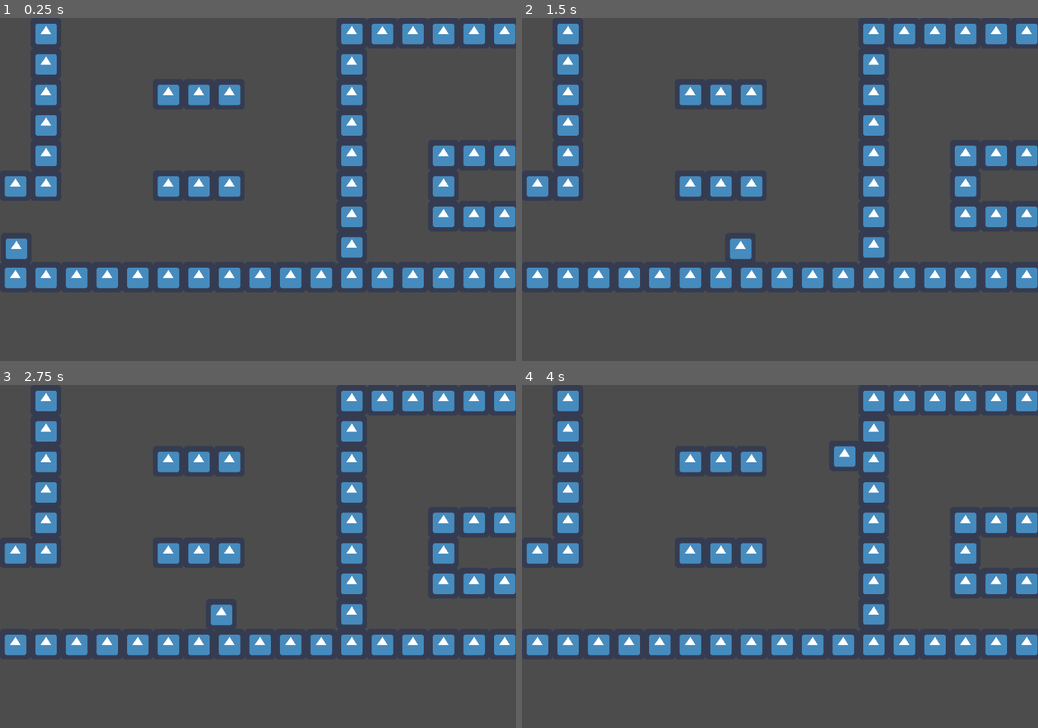
Above: before the commit, frames 1-4 (two rows, left to right).
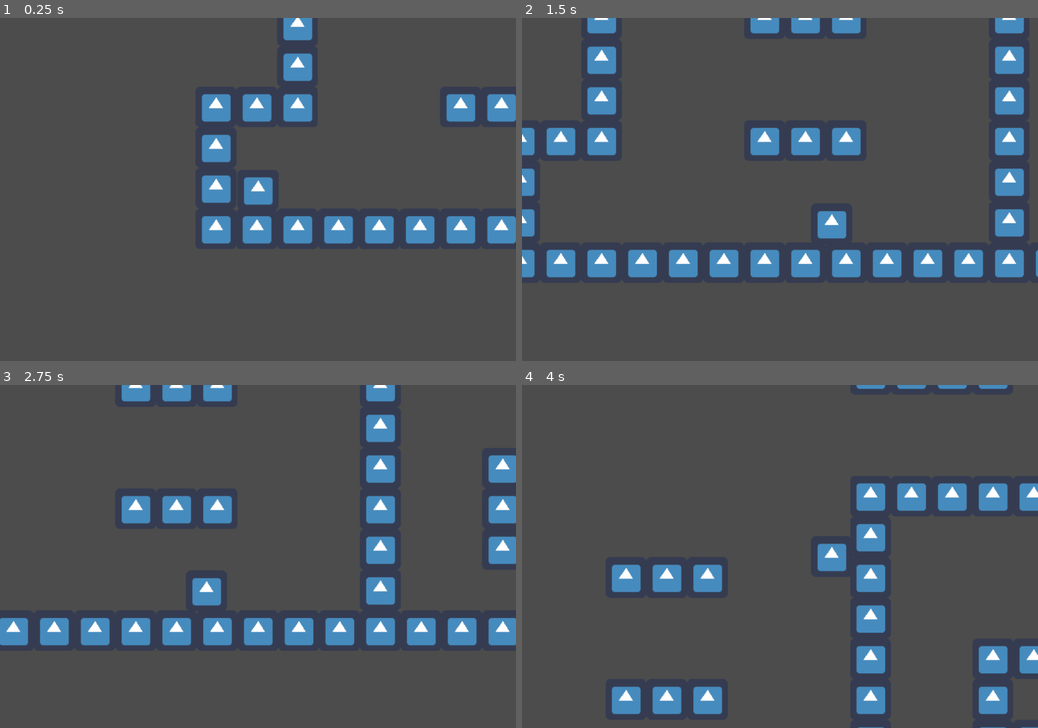
Above: after the commit, the same moments.

Repository: VMoonDev/SlimeShuffle
Game: Godot game, scene res://Game/Game.tscn
Same seed, same stepped clock (60 frames per second), same inputs: the game is played once before the commit and once after it. Before the commit the project starts from res://Level1/Level1.tscn. The engine's default icon, where the game draws it, is replaced by a stand-in: a white triangle on a blue panel in a dark square.
Inputs:
- Up to frame 1 (0.25 s): no input
- Up to frame 2 (1.5 s): tap Enter at 0.5 s; hold D (move_right) from 0.53 s (still down); tap Space (jump) at 0.6, 0.77, 1.07 s; tap E (attack) at 1.35 s
- Up to frame 3 (2.75 s): tap Space (jump) at 1.52, 1.55, 1.82, 2.1 s; release D (move_right) at 2.03 s; hold A (move_left) from 2.03 s (still down)
- Up to frame 4 (4 s): release A (move_left) at 2.78 s; hold D (move_right) from 2.78 s (still down); tap E (attack) at 2.85 s; tap Space (jump) at 3.02, 3.05, 3.32, 3.6, 3.77 s

The runs differ from the first frame. In frame 1, 19% of the frame differs, in the area x 0-100%, y 0-79%; in frame 2, 22%; in frame 3, 22%; in frame 4, 20%.

Commit message:
Add audio files

Diff:
--- a/project/Game/Game.gd
+++ b/project/Game/Game.gd
@@ -1,17 +1,23 @@
 extends Node2D
 
+var _current_level := 1
+var _max_levels := 2
 
 func _ready():
 	get_tree().paused = true
-	get_node("Level2").visible = false
-	get_node("Level1").pause_mode = Node.PAUSE_MODE_PROCESS
-	get_node("Level1/Pawn/Camera2D").current = true
-
+	_set_game()
 
 func _on_GameTimer_timeout():
-	get_node("Level1").visible = false
-	get_node("Level2").visible = true
-	get_node("Level1").pause_mode = Node.PAUSE_MODE_STOP
-	get_node("Level2").pause_mode = Node.PAUSE_MODE_PROCESS
-	get_node("Level1/Pawn/Camera2D").current = false
-	get_node("Level2/Pawn/Camera2D").current = true
+	_current_level += 1
+	_set_game()
+
+func _set_game():
+	for level in [1, _max_levels, 1]:
+		if level == _current_level:
+			get_node("Level" + str(_current_level)).visible = true
+			get_node("Level" + str(_current_level)).pause_mode = Node.PAUSE_MODE_PROCESS
+			get_node("Level" + str(_current_level) + "/Pawn/Camera2D").current = true
+		elif level != _current_level:
+			get_node("Level" + str(level)).visible = false
+			get_node("Level" + str(level)).pause_mode = Node.PAUSE_MODE_STOP
+			get_node("Level" + str(level) + "/Pawn/Camera2D").current = false
--- a/project/Game/Game.tscn
+++ b/project/Game/Game.tscn
@@ -8,10 +8,8 @@
 script = ExtResource( 3 )
 
 [node name="Level1" parent="." instance=ExtResource( 1 )]
-pause_mode = 2
 
 [node name="Level2" parent="." instance=ExtResource( 2 )]
-visible = false
 
 [node name="GameTimer" type="Timer" parent="."]
 pause_mode = 2
--- a/project/Level2/Level2.tscn
+++ b/project/Level2/Level2.tscn
@@ -1,8 +1,7 @@
-[gd_scene load_steps=6 format=2]
+[gd_scene load_steps=5 format=2]
 
 [ext_resource path="res://Pawn/Pawn.tscn" type="PackedScene" id=1]
 [ext_resource path="res://icon.png" type="Texture" id=3]
-[ext_resource path="res://JumpPower/JumpPower.tscn" type="PackedScene" id=4]
 
 [sub_resource type="ConvexPolygonShape2D" id=1]
 points = PoolVector2Array( 64, 64, 0, 64, 0, 0, 64, 0 )
@@ -30,26 +29,16 @@
 } ]
 0/z_index = 0
 
-[node name="Level1" type="Node2D"]
+[node name="Level2" type="Node2D"]
 
 [node name="TileMap" type="TileMap" parent="."]
 tile_set = SubResource( 2 )
 collision_layer = 2
 collision_mask = 2
 format = 1
-tile_data = PoolIntArray( 393215, 0, 0, 327680, 0, 0, 327681, 0, 0, 458751, 0, 0, 393223, 0, 0, 393230, 0, 0, 524287, 0, 0, 458759, 0, 0, 458766, 0, 0, 589823, 0, 0, 524288, 0, 0, 524289, 0, 0 )
+tile_data = PoolIntArray( 262177, 0, 0, 262178, 0, 0, 262179, 0, 0, 393215, 0, 0, 327680, 0, 0, 327681, 0, 0, 327713, 0, 0, 458751, 0, 0, 393223, 0, 0, 393232, 0, 0, 393241, 0, 0, 393249, 0, 0, 524287, 0, 0, 458759, 0, 0, 458768, 0, 0, 458777, 0, 0, 458785, 0, 0, 589823, 0, 0, 524288, 0, 0, 524289, 0, 0, 524321, 0, 0, 589825, 0, 0, 589857, 0, 0, 655361, 0, 0, 655393, 0, 0, 720897, 0, 0, 720929, 0, 0, 786433, 0, 0, 786434, 0, 0, 786435, 0, 0, 786436, 0, 0, 786437, 0, 0, 786438, 0, 0, 786439, 0, 0, 786440, 0, 0, 786441, 0, 0, 786442, 0, 0, 786443, 0, 0, 786444, 0, 0, 786445, 0, 0, 786446, 0, 0, 786447, 0, 0, 786448, 0, 0, 786449, 0, 0, 786450, 0, 0, 786451, 0, 0, 786452, 0, 0, 786453, 0, 0, 786454, 0, 0, 786455, 0, 0, 786456, 0, 0, 786457, 0, 0, 786458, 0, 0, 786459, 0, 0, 786460, 0, 0, 786461, 0, 0, 786462, 0, 0, 786463, 0, 0, 786464, 0, 0, 786465, 0, 0 )
 
 [node name="Pawn" parent="." groups=["Persist"] instance=ExtResource( 1 )]
 position = Vector2( -30, 286 )
 collision_layer = 2
 collision_mask = 2
-
-[node name="JumpPowerUp" parent="." instance=ExtResource( 4 )]
-position = Vector2( 1802, 459 )
-collision_layer = 2
-collision_mask = 2
-
-[node name="JumpPowerUp2" parent="." instance=ExtResource( 4 )]
-position = Vector2( 1156, -446 )
-collision_layer = 2
-collision_mask = 2
--- a/project/Pawn/Pawn.gd
+++ b/project/Pawn/Pawn.gd
@@ -48,7 +48,7 @@
 		_velocity.y = -_JUMPSTRENGTH
 	if is_on_wall() and _wall_jumped == wall_jump_max:
 		_wall_jumped += 1
-		_velocity.y = -_SCRAMBLESTRENGTH
+		$scrambleSFX.play()
 	_velocity = move_and_slide(_velocity, Vector2.UP)
 
 
--- a/project/Pawn/Pawn.tscn
+++ b/project/Pawn/Pawn.tscn
@@ -1,7 +1,9 @@
-[gd_scene load_steps=5 format=2]
+[gd_scene load_steps=7 format=2]
 
 [ext_resource path="res://icon.png" type="Texture" id=1]
 [ext_resource path="res://Pawn/Pawn.gd" type="Script" id=2]
+[ext_resource path="res://Pawn/slide.ogg" type="AudioStream" id=3]
+[ext_resource path="res://Pawn/scramble01.wav" type="AudioStream" id=4]
 
 [sub_resource type="SpriteFrames" id=1]
 animations = [ {
@@ -31,3 +33,9 @@
 drag_margin_v_enabled = true
 smoothing_speed = 6.0
 drag_margin_top = 0.0
+
+[node name="slideSFX" type="AudioStreamPlayer2D" parent="."]
+stream = ExtResource( 3 )
+
+[node name="scrambleSFX" type="AudioStreamPlayer2D" parent="."]
+stream = ExtResource( 4 )
--- a/project/project.godot
+++ b/project/project.godot
@@ -11,7 +11,7 @@
 [application]
 
 config/name="VMoon_LudumDare51"
-run/main_scene="res://Level1/Level1.tscn"
+run/main_scene="res://Game/Game.tscn"
 config/icon="res://icon.png"
 
 [display]
Not shown, added: project/Pawn/scramble01.wav.import
Not shown, added: project/Pawn/slide.ogg.import
Not shown, added: project/Pawn/scramble01.wav
Not shown, added: project/Pawn/slide.ogg
